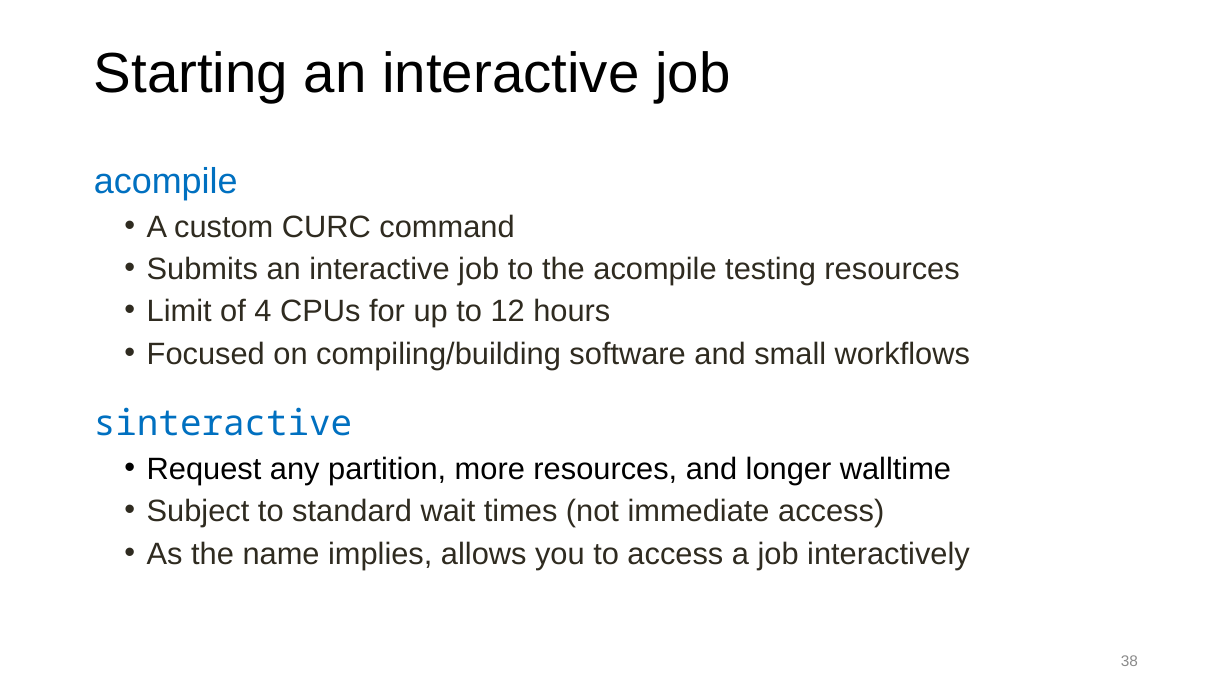
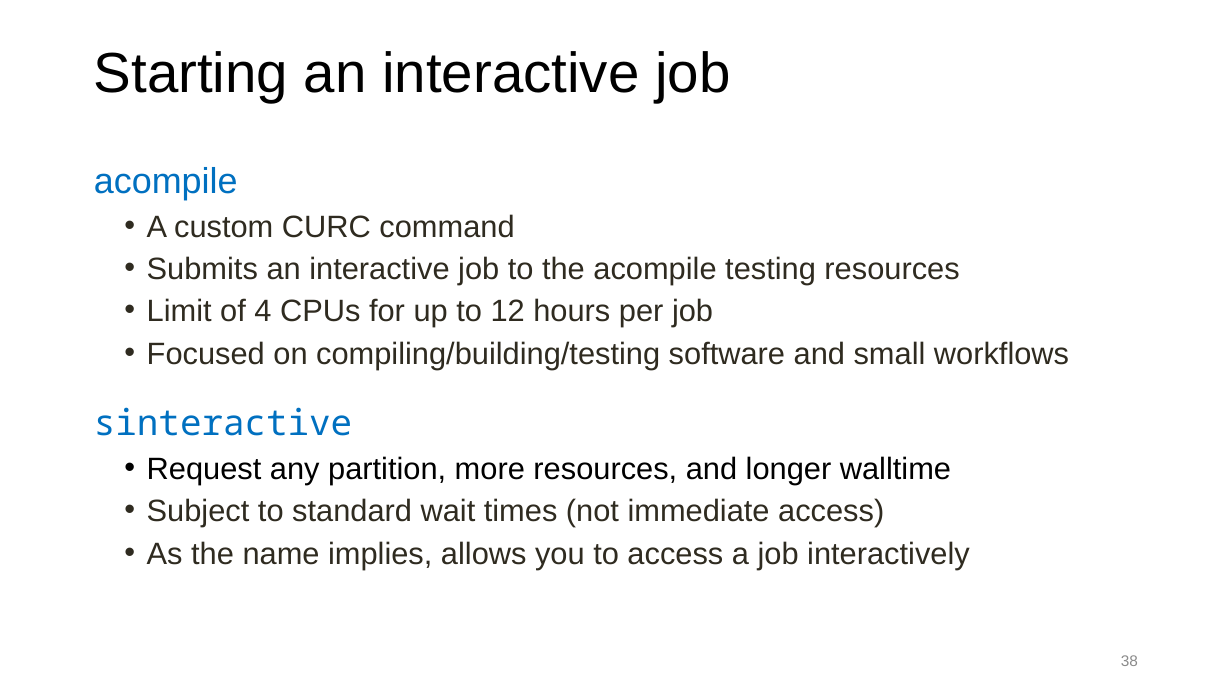
Before and after one commit to ResearchComputing/Getting_Started_With_Research_Computing, a slide deck: slide 38 of Command_Line_And_Job_Scheduling.pptx. Drawn at 1232x693 pixels with LibreOffice and Linux fonts; fonts in the diff are those of the drawing; background and template pictures are left out. Boxes give left, top, right and bottom in pixels: in the first picture for what was removed or moved away, otherwise in the second. Text is boxed around its words. In the diff, an @@ line names an element or a change of style, - is before the commit and + after.

```diff
--- a/Command_Line_And_Job_Scheduling.pptx
+++ b/Command_Line_And_Job_Scheduling.pptx
@@ text at <box>147,298,1069,369</box>: text changed @@
-• Limit of 4 CPUs for up to 12 hours
-• Focused on compiling/building software and small workflows
+• Limit of 4 CPUs for up to 12 hours per job
+• Focused on compiling/building/testing software and small workflows
```
Also in this commit, not shown: 7 other slides changed, 1 other file.
